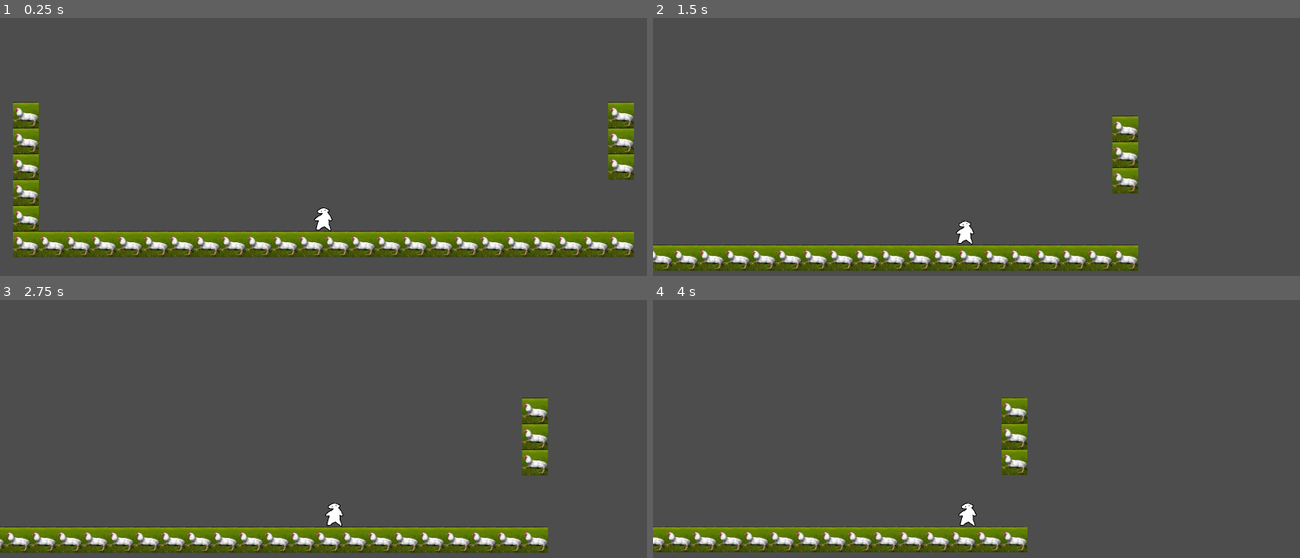
Above: before the commit, frames 1-4 (two rows, left to right).
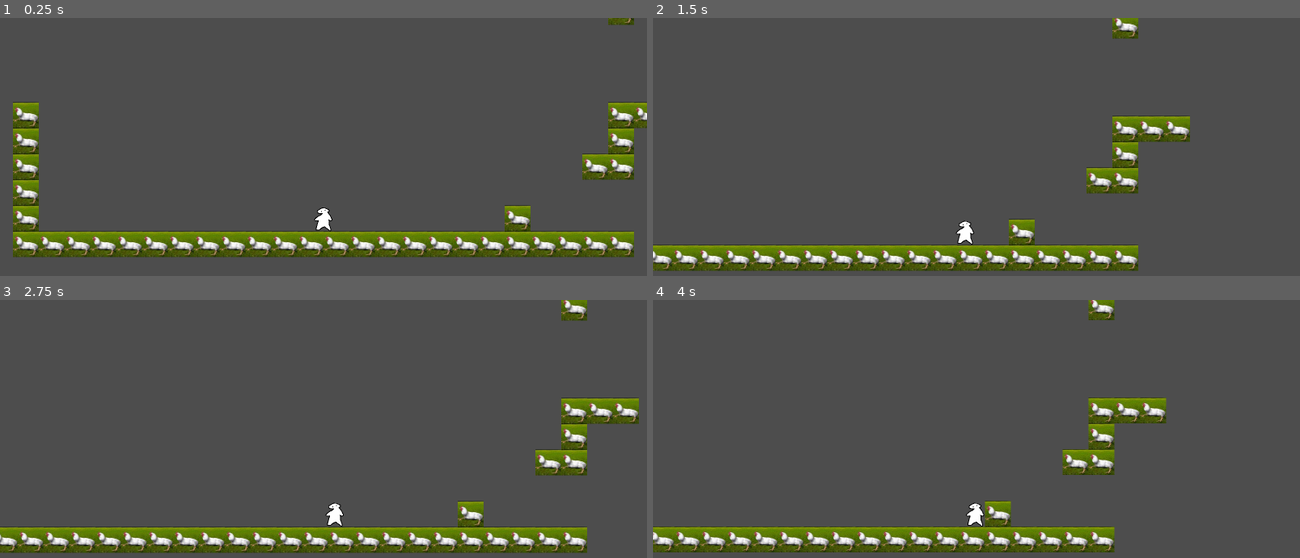
Above: after the commit, the same moments.

Repository: Lagoliri-Troglodytes/project-duct-tape
Game: Godot game, scene res://scenes/game.tscn
Two runs of this game, one before a commit and one after it. Both use one fixed random seed, a clock stepped at 60 frames per second and the inputs below.
Inputs:
- Up to frame 1 (0.25 s): no input
- Up to frame 2 (1.5 s): hold D (move_right) from 0.53 s (still down); tap Space (jump) at 0.77 s
- Up to frame 3 (2.75 s): tap Space (jump) at 1.52 s; release D (move_right) at 2.03 s; hold A (move_left) from 2.03 s (still down)
- Up to frame 4 (4 s): release A (move_left) at 2.78 s; hold D (move_right) from 2.78 s (still down); tap Space (jump) at 3.02, 3.77 s

The runs differ from the first frame. In frame 1, 1.1% of the frame differs, in the area x 78-100%, y 0-83%; in frame 2, 1.9%; in frame 3, 8.8%, in the area x 0-99%, y 0-99%; in frame 4, 8.7%.

Commit message:
test tile map adjustment
i added some more blocks to mess around with and check velocity and whatnot

Diff:
--- a/scenes/main_menu.tscn
+++ b/scenes/main_menu.tscn
@@ -8,17 +8,28 @@
 anchor_top = 0.5
 anchor_right = 0.5
 anchor_bottom = 0.5
-offset_left = -125.0
-offset_top = -62.5
-offset_right = 125.0
-offset_bottom = 62.5
+offset_left = -123.0
+offset_top = -224.0
+offset_right = 127.0
+offset_bottom = 224.0
 grow_horizontal = 2
 grow_vertical = 2
 theme_override_colors/icon_normal_color = Color(1, 1, 1, 1)
 theme_override_font_sizes/font_size = 64
-text = "Start"
+action_mode = 0
+text = "This will be start button in 2014"
+autowrap_mode = 2
 
 [node name="CreditsButton" type="Button" parent="." unique_id=167627655]
-offset_right = 8.0
-offset_bottom = 8.0
-text = "Credits"
+anchors_preset = 3
+anchor_left = 1.0
+anchor_top = 1.0
+anchor_right = 1.0
+anchor_bottom = 1.0
+offset_left = -172.0
+offset_top = -75.0
+offset_right = 3.0
+grow_horizontal = 0
+grow_vertical = 0
+theme_override_font_sizes/font_size = 48
+text = "Credist"
--- a/scenes/terrain_tile_map.tscn
+++ b/scenes/terrain_tile_map.tscn
@@ -1,7 +1,7 @@
-[gd_scene format=4 uid="uid://chanosbbebqqb"]
+[gd_scene format=4 uid="uid://bidewyillvds7"]
 
 [ext_resource type="TileSet" uid="uid://c1l7t8nyo2ut" path="res://resources/terrain/default_terrain_tileset.tres" id="1_eerpf"]
 
 [node name="TerrainTileMap" type="TileMapLayer" unique_id=1420542998]
-tile_map_data = PackedByteArray("AAADAAEAAAAAAAAAAAACAAEAAAA …(448 unchanged characters)… AAAAAAAALAP3/AAAAAAAAAAALAP7/AAAAAAAAAAA=")
+tile_map_data = PackedByteArray("AAADAAEAAAAAAAAAAAACAAEAAAA …(448 unchanged characters)… AAAAAAAALAP3/AAAAAAAAAAALAP7/AAAAAAAAAAALAPL/AAAAAAAAAAALAPT/AAAAAAAAAAALAPb/AAAAAAAAAAALAPj/AAAAAAAAAAAHAAAAAAAAAAAAAAAKAP7/AAAAAAAAAAAMAPz/AAAAAAAAAAANAPz/AAAAAAAAAAA=")
 tile_set = ExtResource("1_eerpf")
